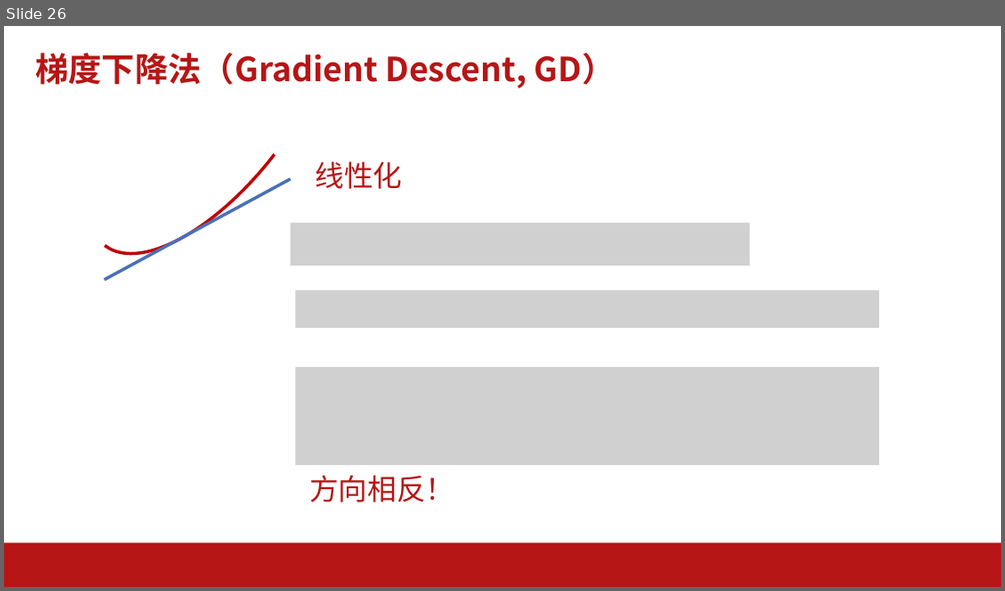
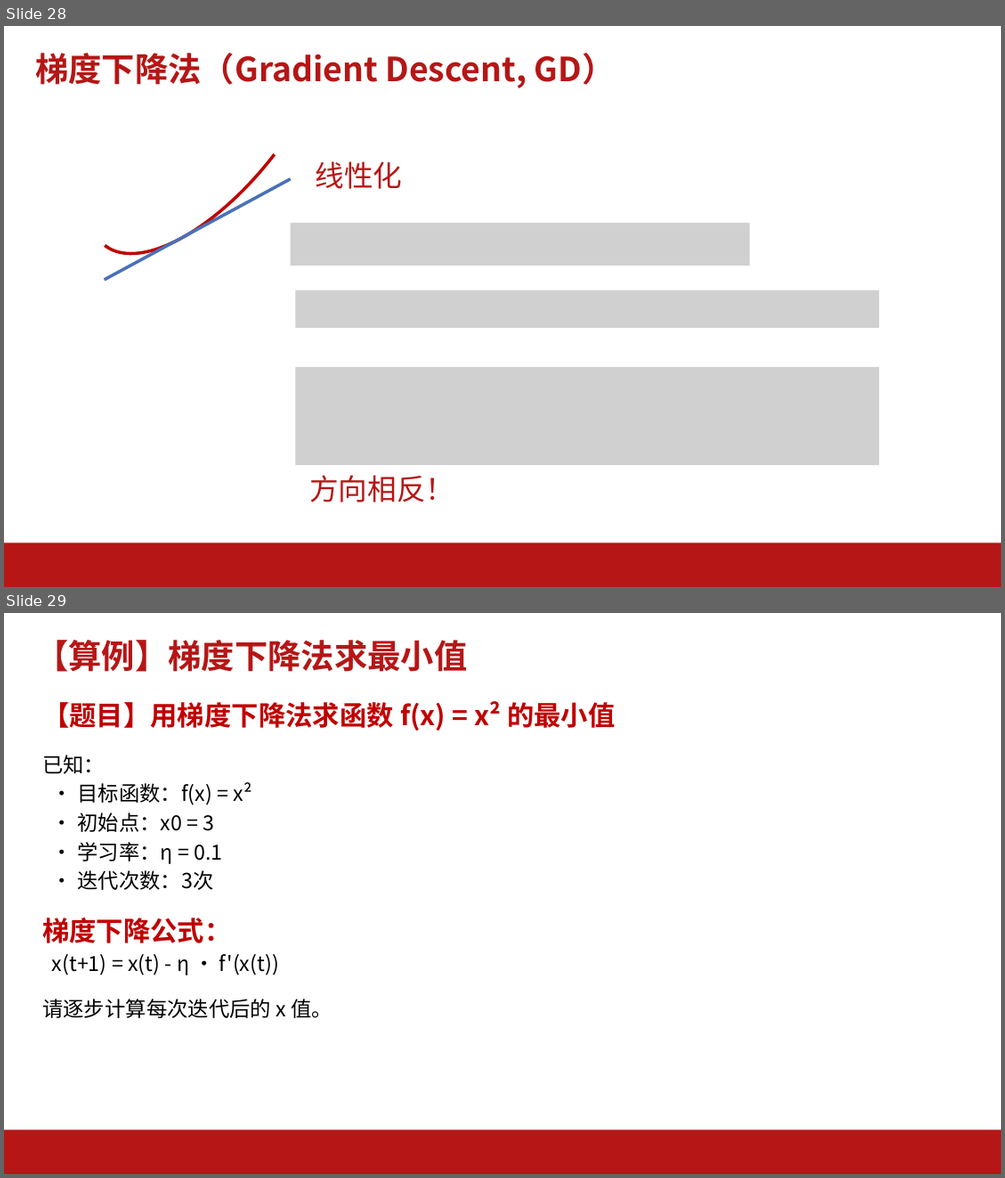
Before and after one commit to AI-Basic-Education/SJTU-Undergraduate-AI-basis, a slide deck: PPT/第3-4节-AI数学基础.pptx. Shown one above the other, each under a label of ours: slide 26 before the commit, slides 28 and 29 after it. The pictures are 1005x591 and 1005x1178 pixels, drawn with LibreOffice and Linux fonts; fonts in the diff are those of the drawing; grey boxes stand for pictures; background and template pictures are left out. Boxes give left, top, right and bottom in pixels: in the first picture for what was removed or moved away, otherwise in the second. Text is boxed around its words. In the diff, an @@ line names an element or a change of style, - is before the commit and + after.

```diff
--- a/PPT/第3-4节-AI数学基础.pptx
+++ b/PPT/第3-4节-AI数学基础.pptx
@@ slide 29 added at (4, 613, 1001, 1174), background #FFFFFF; not listed: 1 template element that a slide beside it also shows @@
@@ title added at (35, 640, 467, 672), 32 pt, text #B61616, bold @@
+【算例】梯度下降法求最小值
@@ text added at (42, 701, 615, 1018), 20 pt, text #000000 @@
+【题目】用梯度下降法求函数 f(x) = x² 的最小值
+已知：
+• 目标函数：f(x) = x²
+• 初始点：x0 = 3
+• 学习率：η = 0.1
+• 迭代次数：3次
+梯度下降公式：
+x(t+1) = x(t) - η · f'(x(t))
+请逐步计算每次迭代后的 x 值。
@@ what was slide 26 is now slide 28 @@
```
Also in this commit, not shown: 8 slides changed, 16 other slides added, 16 other files.
